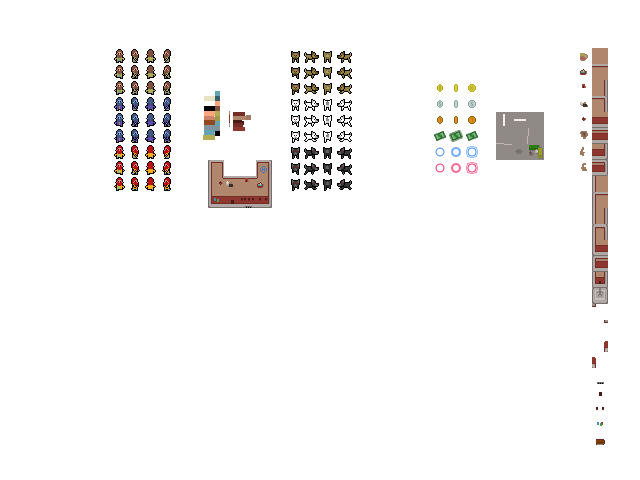
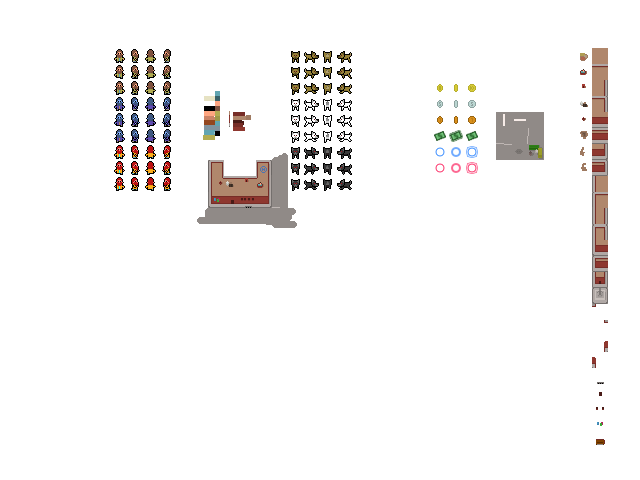
Layers edited between the first and the second 640x480 image:
painted on "Layer 5" over (x1=197, y1=153, x2=297, y2=228)
removed layer "Layer 4" over (x1=197, y1=153, x2=297, y2=228)
